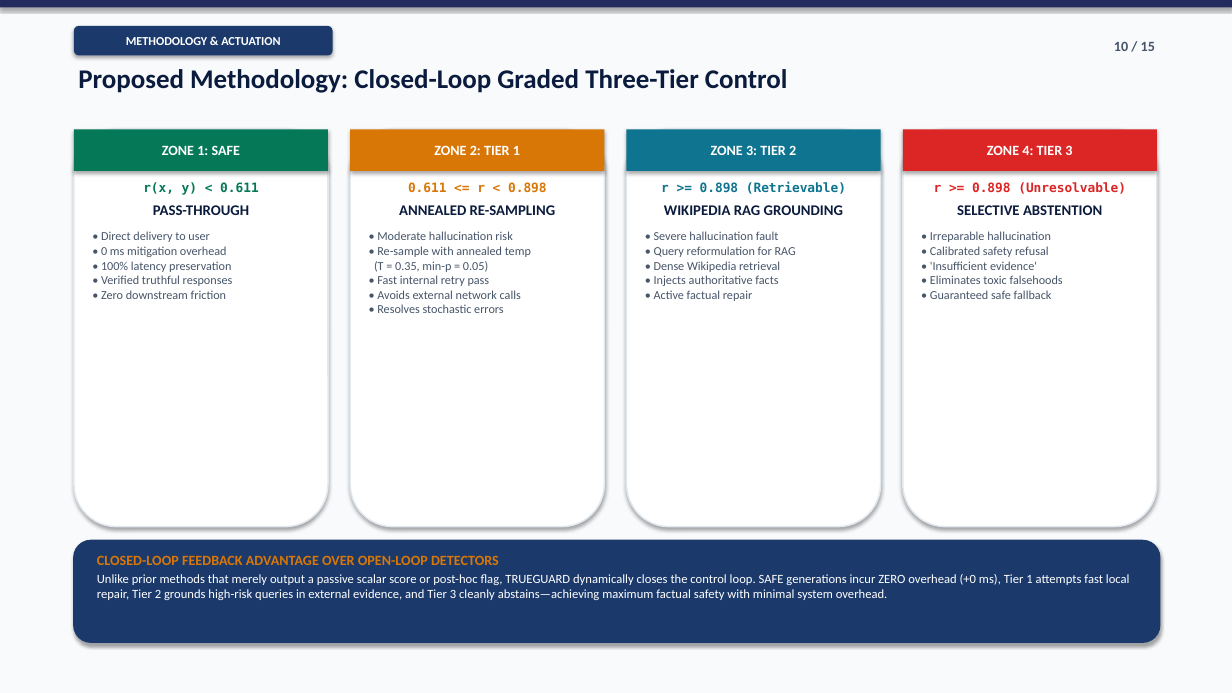
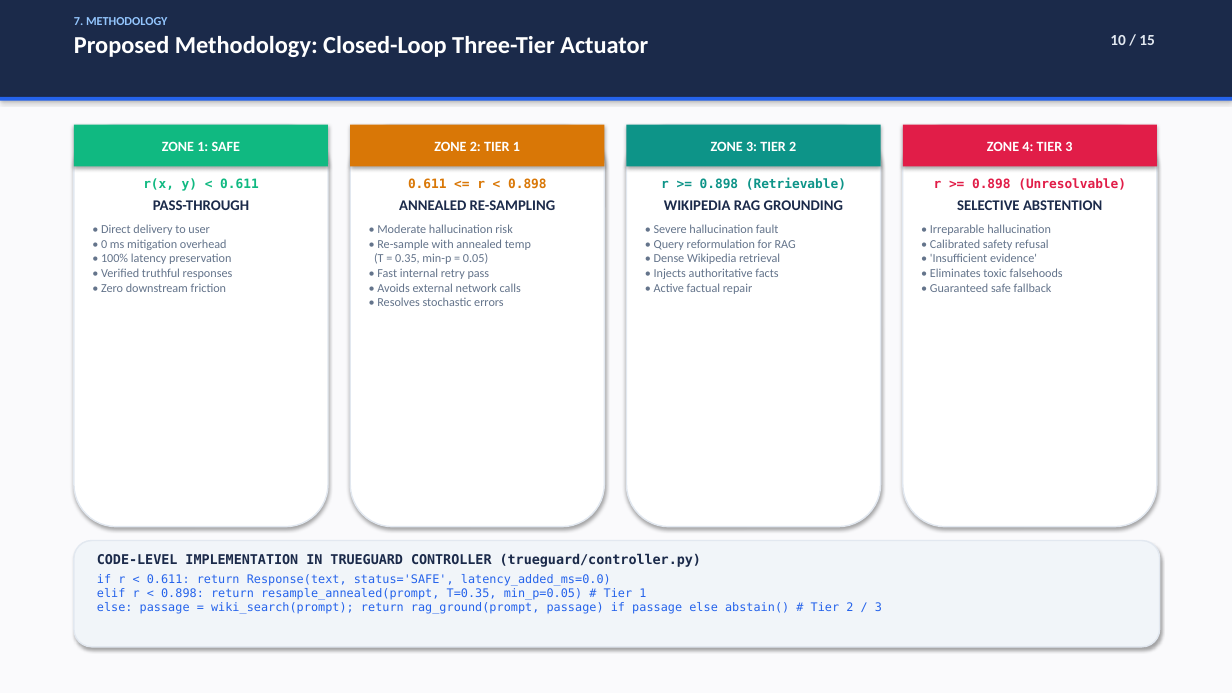
Before and after one commit to yogeshravi19/trueguard, a slide deck: slide 10 of CAPSTONE/FINAL_PRESENTATION.pptx. Drawn at 1232x693 pixels with LibreOffice and Linux fonts; fonts in the diff are those of the drawing. Boxes give left, top, right and bottom in pixels: in the first picture for what was removed or moved away, otherwise in the second. Text is boxed around its words. In the diff, an @@ line names an element or a change of style, - is before the commit and + after.

Commit message:
Redesign final review presentation with authentic academic VIT background, implementation details, and comparison with Review 2 baseline

```diff
--- a/CAPSTONE/FINAL_PRESENTATION.pptx
+++ b/CAPSTONE/FINAL_PRESENTATION.pptx
@@ rectangle at (0,0,1232,693): fill #F8FAFC to #FAFAFC @@
@@ rectangle: place and size @@
-rectangle at (0,0,1232,7)
+rectangle at (0,0,1232,97)
@@ rectangle at (0,0,1232,97): fill #242C5F to #1B2A4A @@
@@ text at (74,17,648,57): text changed; size 21 to 19 pt; text colour #0B1B3D to #FFFFFF @@
-Proposed Methodology: Closed-Loop Graded Three-Tier Control
+7. METHODOLOGY
+Proposed Methodology: Closed-Loop Three-Tier Actuator
@@ rounded rectangle removed at (74,26,333,55) @@
-METHODOLOGY & ACTUATION
@@ text "10 / 15" at (1110,35,1155,45): size 11 to 12 pt, text colour #475569 to #E2E8F0 @@
@@ rectangle added at (0,97,1232,101), fill #2563EB @@
@@ rectangle "ZONE 1: SAFE" at (74,125,328,166): fill #047857 to #10B981 @@
@@ rounded rectangle: place and size @@
-rounded rectangle at (74,129,328,527)
+rounded rectangle at (74,125,328,527)
@@ rounded rectangle: place and size @@
-rounded rectangle at (350,129,604,527)
+rounded rectangle at (350,125,604,527)
@@ rectangle "ZONE 3: TIER 2" at (627,125,881,166): fill #0E7490 to #0D9488 @@
@@ rounded rectangle: place and size @@
-rounded rectangle at (627,129,881,527)
+rounded rectangle at (627,125,881,527)
@@ 4 rectangles: place and size @@
-4 rectangles at (74,129,1157,171)
+4 rectangles at (74,125,1157,166)
@@ rectangle "ZONE 4: TIER 3" at (903,125,1157,166): fill #DC2626 to #E11D48 @@
@@ outline #E2E8F0 1.2 pt to #E2E8F0 1.1 pt in 4 elements at (74,125,328,527), (350,125,604,527), (627,125,881,527), (903,125,1157,527) @@
@@ rounded rectangle: place and size @@
-rounded rectangle at (903,129,1157,527)
+rounded rectangle at (903,125,1157,527)
@@ text "r(x, y) < 0.611" at (101,178,259,292): text colour #047857 to #10B981 in "r(x, y) < 0.611"; text colour #0B1B3D to #1B2A4A in "PASS-THROUGH"; text colour #475569 to #64748B in "• Direct delivery to user • 0 ..."; less space between paragraphs @@
@@ text "r >= 0.898 (Retrievable)" at (654,177,846,294): text colour #0E7490 to #0D9488 in "r >= 0.898 (Retrievable)"; text colour #0B1B3D to #1B2A4A in "WIKIPEDIA RAG GROUNDING"; text colour #475569 to #64748B in "• Severe hallucination fault • Query reformulation ..."; less space between paragraphs @@
@@ text "r >= 0.898 (Unresolvable)" at (930,178,1126,292): text colour #DC2626 to #E11D48 in "r >= 0.898 (Unresolvable)"; text colour #0B1B3D to #1B2A4A in "SELECTIVE ABSTENTION"; text colour #475569 to #64748B in "• Irreparable hallucination • Calibrated safety refusal ..."; less space between paragraphs @@
@@ text at (374,200,556,306): text colour #0B1B3D to #1B2A4A in "ANNEALED RE-SAMPLING"; text colour #475569 to #64748B in "• Moderate hallucination risk • Re-sample with ..."; less space between paragraphs @@
@@ rounded rectangle: place and size @@
-rounded rectangle at (74,541,1160,642)
+rounded rectangle at (74,541,1160,647)
@@ rounded rectangle at (74,541,1160,647): fill #1B3A6B to #F1F5F9; outline #1B3A6B 1.2 pt to #E2E8F0 1.1 pt @@
@@ text at (97,553,882,614): text changed; size 9.8 to 9.2 pt; font Calibri to DejaVu Sans Mono; text colour #FFFFFF to #2563EB @@
-CLOSED-LOOP FEEDBACK ADVANTAGE OVER OPEN-LOOP DETECTORS
-Unlike prior methods that merely output a passive scalar score or post-hoc flag, TRUEGUARD dynamically closes the control loop. SAFE generations incur ZERO overhead (+0 ms), Tier 1 attempts fast local repair, Tier 2 grounds high-risk queries in external evidence, and Tier 3 cleanly abstains—achieving maximum factual safety with minimal system overhead.
+CODE-LEVEL IMPLEMENTATION IN TRUEGUARD CONTROLLER (trueguard/controller.py)
+if r < 0.611: return Response(text, status='SAFE', latency_added_ms=0.0)
+elif r < 0.898: return resample_annealed(prompt, T=0.35, min_p=0.05) # Tier 1
+else: passage = wiki_search(prompt); return rag_ground(prompt, passage) if passage else abstain() # Tier 2 / 3
```
Also in this commit, not shown: 14 other slides changed, 6 other files.
